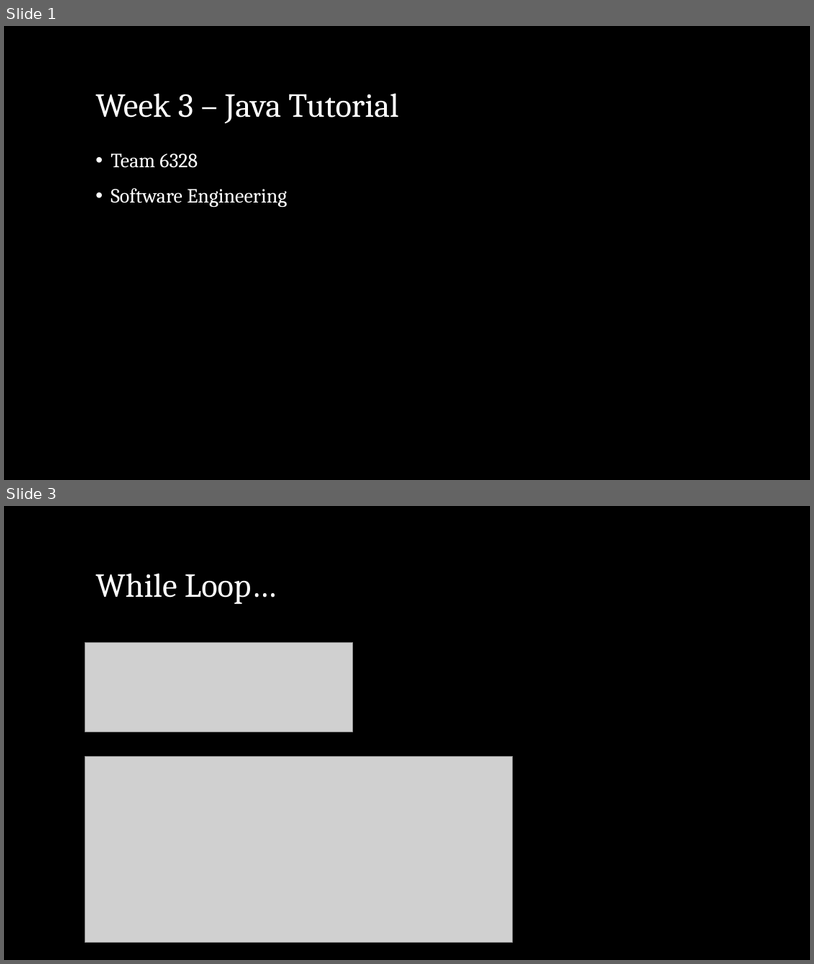
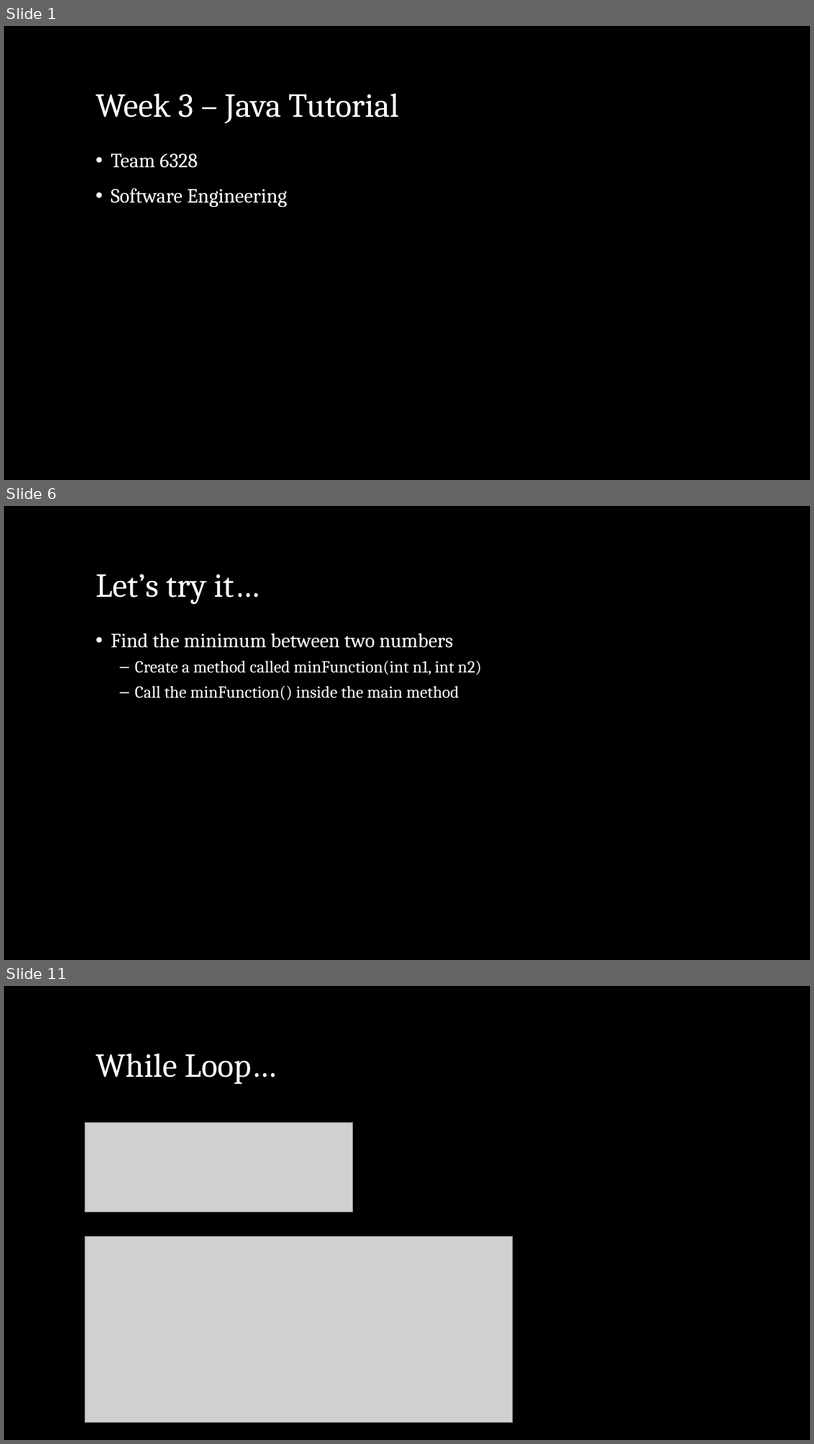
Before and after one commit to Mechanical-Advantage/Training2018, a slide deck: doc/java/slides/week3.pptx. Shown one above the other, each under a label of ours: slides 1 and 3 before the commit, slides 1, 6 and 11 after it; the slides between them are not shown. The pictures are 814x964 and 814x1444 pixels, drawn with LibreOffice and Linux fonts; fonts in the diff are those of the drawing; grey boxes stand for pictures; background and template pictures are left out. Boxes give left, top, right and bottom in pixels: in the first picture for what was removed or moved away, otherwise in the second. Text is boxed around its words. In the diff, an @@ line names an element or a change of style, - is before the commit and + after.

```diff
--- a/doc/java/slides/week3.pptx
+++ b/doc/java/slides/week3.pptx
@@ slide 6 added at (4,506,810,960), background picture (left out) @@
@@ title added at (95,574,260,604), 40 pt, text #FFFFFF @@
+Let’s try it…
@@ text added at (111,633,482,700), 20 pt, text #FFFFFF @@
+• Find the minimum between two numbers
+  – Create a method called minFunction(int n1, int n2)
+  – Call the minFunction() inside the main method
@@ what was slide 3 is now slide 11 @@
```
Also in this commit, not shown: 1 slide changed, 7 other slides added, 2 other files.
